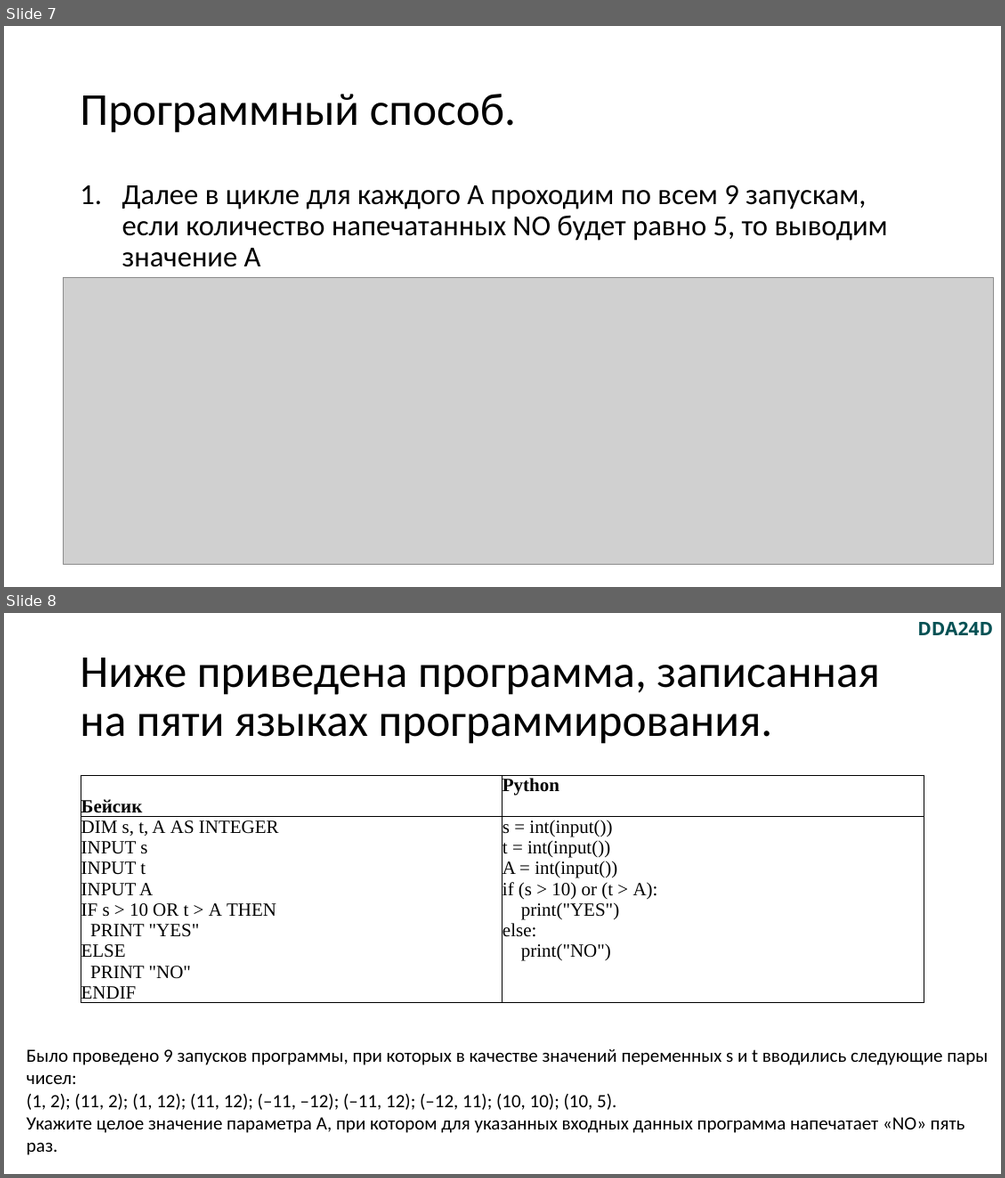
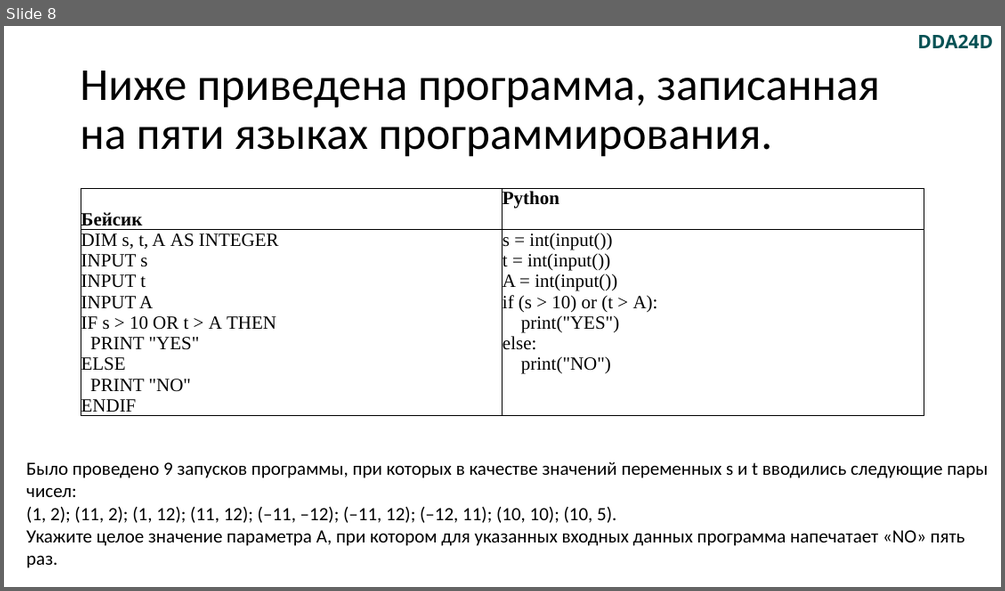
Before and after one commit to Grigoriy1988/OGE-2025-2026, a slide deck: 06/Ниже приведена программа, записанная на пяти языках.pptx. Shown one above the other, each under a label of ours: slides 7 and 8 before the commit, slide 8 after it. The pictures are 1005x1178 and 1005x591 pixels, drawn with LibreOffice and Linux fonts; fonts in the diff are those of the drawing; grey boxes stand for pictures. Boxes give left, top, right and bottom in pixels: in the first picture for what was removed or moved away, otherwise in the second. Text is boxed around its words. In the diff, an @@ line names an element or a change of style, - is before the commit and + after.

```diff
--- a/06/Ниже приведена программа, записанная на пяти языках.pptx
+++ b/06/Ниже приведена программа, записанная на пяти языках.pptx
@@ slide 7 removed at box(4, 26, 1001, 587), background #FFFFFF @@
@@ title removed at box(80, 94, 516, 133) @@
-Программный способ.
@@ text removed at box(122, 184, 888, 267) @@
-1. Далее в цикле для каждого А проходим по всем 9 запускам, если количество напечатанных NO будет равно 5, то выводим значение А
@@ picture removed at box(63, 278, 994, 565) @@
```
Also in this commit, not shown: 5 slides changed, 2 slides added, 1 other slide removed, 2 other files.
